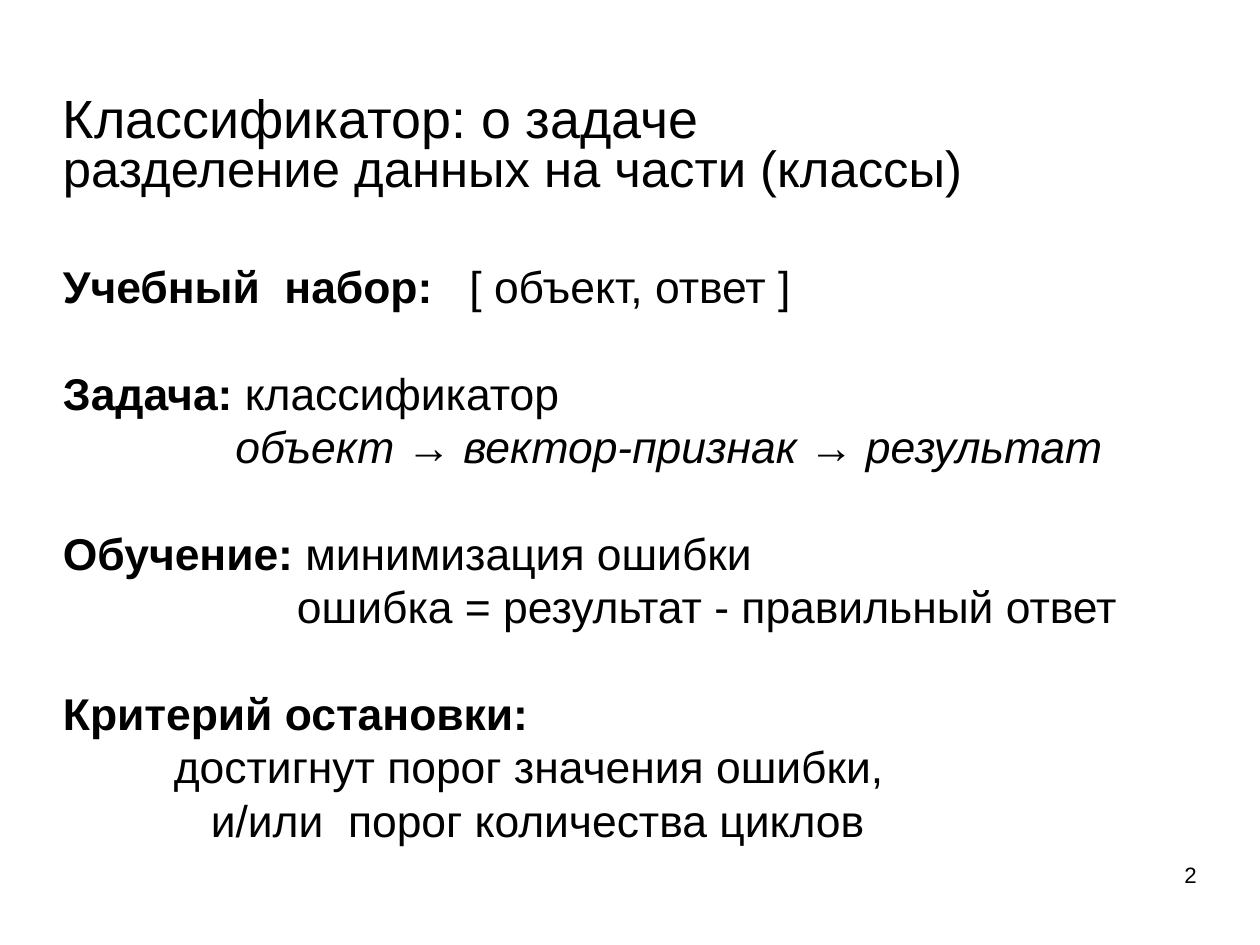
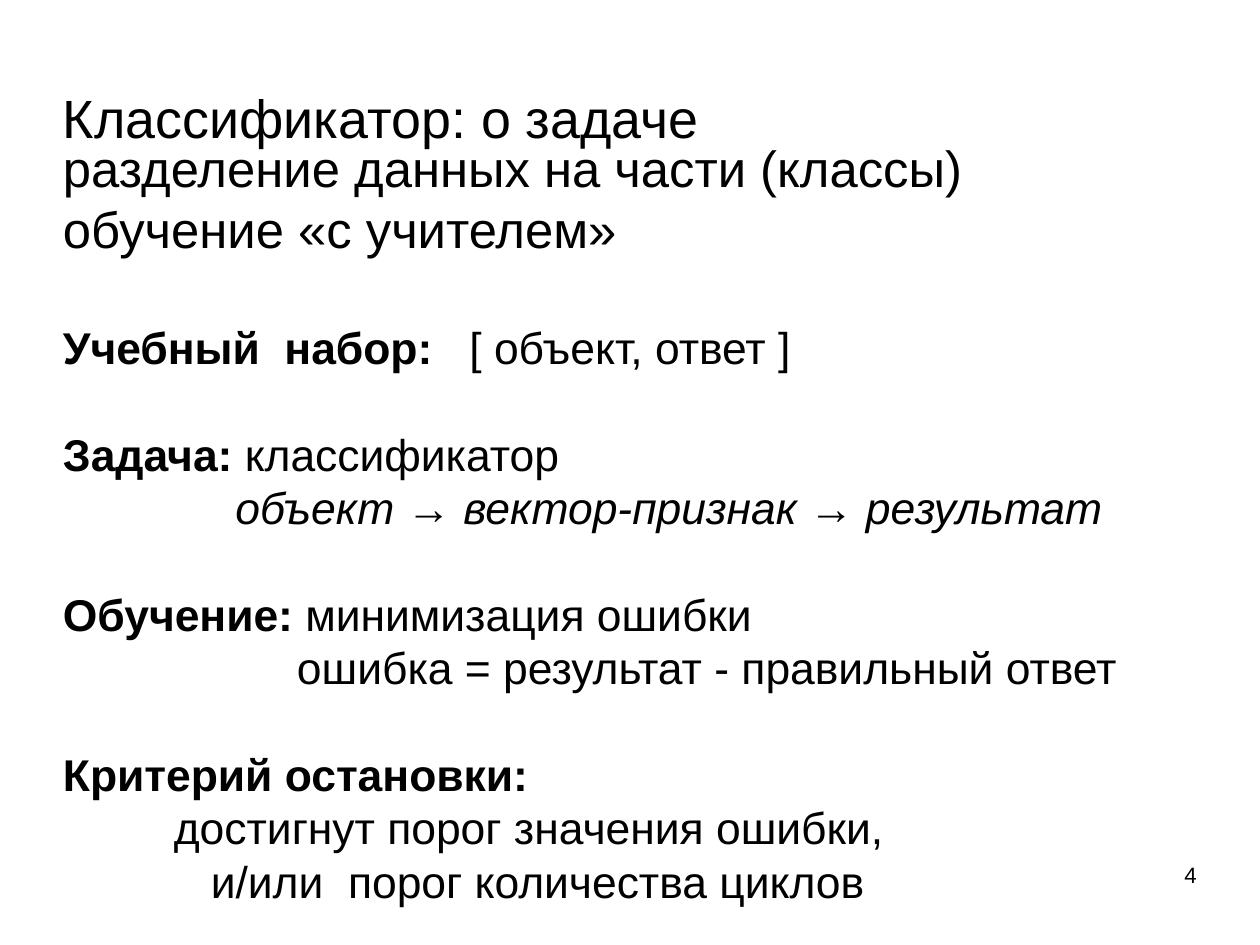
Before and after one commit to mechanoid5/ml_lectorium_legacy, a slide deck: slide 4 of 04-bayes.odp (slide 2 before the commit). Drawn at 1260x945 pixels with LibreOffice and Linux fonts; fonts in the diff are those of the drawing; background and template pictures are left out. Boxes give left, top, right and bottom in pixels: in the first picture for what was removed or moved away, otherwise in the second. Text is boxed around its words. In the diff, an @@ line names an element or a change of style, - is before the commit and + after.

```diff
--- a/04-bayes.odp
+++ b/04-bayes.odp
@@ subtitle at (63,211,617,259): paragraph added @@
+обучение «с учителем»
@@ page number at (1184,867,1196,883): text changed @@
-2
+4
```
Also in this commit, not shown: 10 other slides changed, 10 slides added, 1 slide removed, 4 other files.
